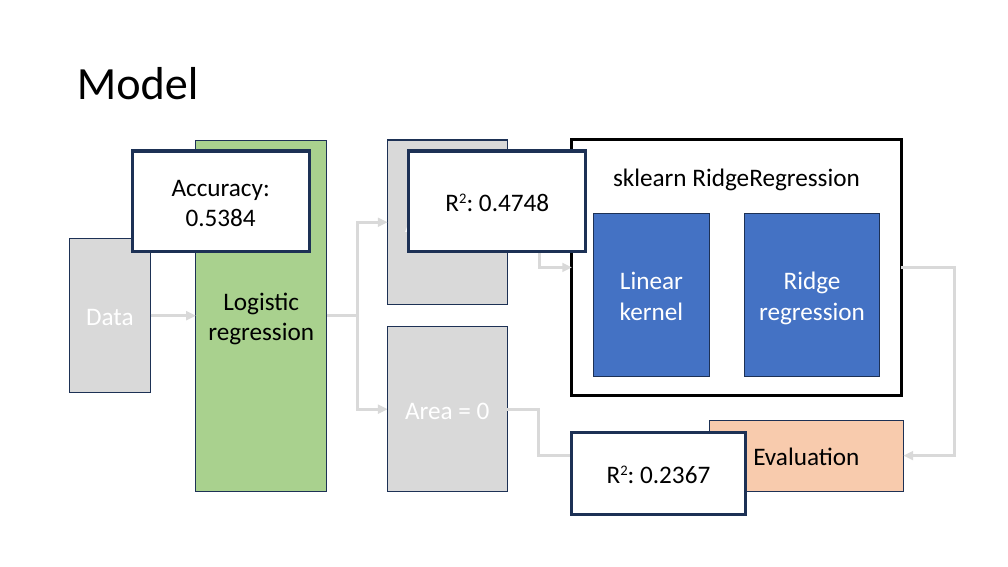
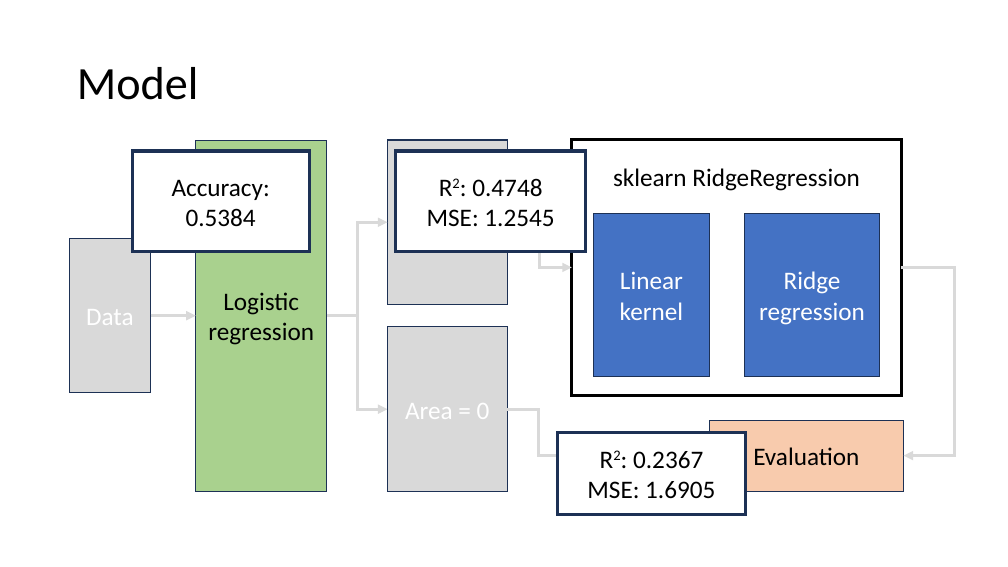
Before and after one commit to doyouwantsometea/IDAML_final, a slide deck: slide 6 of presentation.pptx. Drawn at 1008x567 pixels with LibreOffice and Linux fonts; fonts in the diff are those of the drawing. Boxes give left, top, right and bottom in pixels: in the first picture for what was removed or moved away, otherwise in the second. Text is boxed around its words. In the diff, an @@ line names an element or a change of style, - is before the commit and + after.

```diff
--- a/presentation.pptx
+++ b/presentation.pptx
@@ rectangle "R2: 0.4748" resized from (x1=409, y1=151, x2=586, y2=252) to (x1=395, y1=151, x2=586, y2=252) @@
@@ text in rectangle at (x1=427, y1=209, x2=554, y2=226): paragraph added @@
+MSE: 1.2545
@@ rectangle "R2: 0.2367" resized from (x1=572, y1=433, x2=745, y2=515) to (x1=558, y1=433, x2=746, y2=515) @@
@@ text in rectangle at (x1=587, y1=481, x2=715, y2=499): paragraph added @@
+MSE: 1.6905
```
Also in this commit, not shown: 1 other slide changed, 1 other file.
